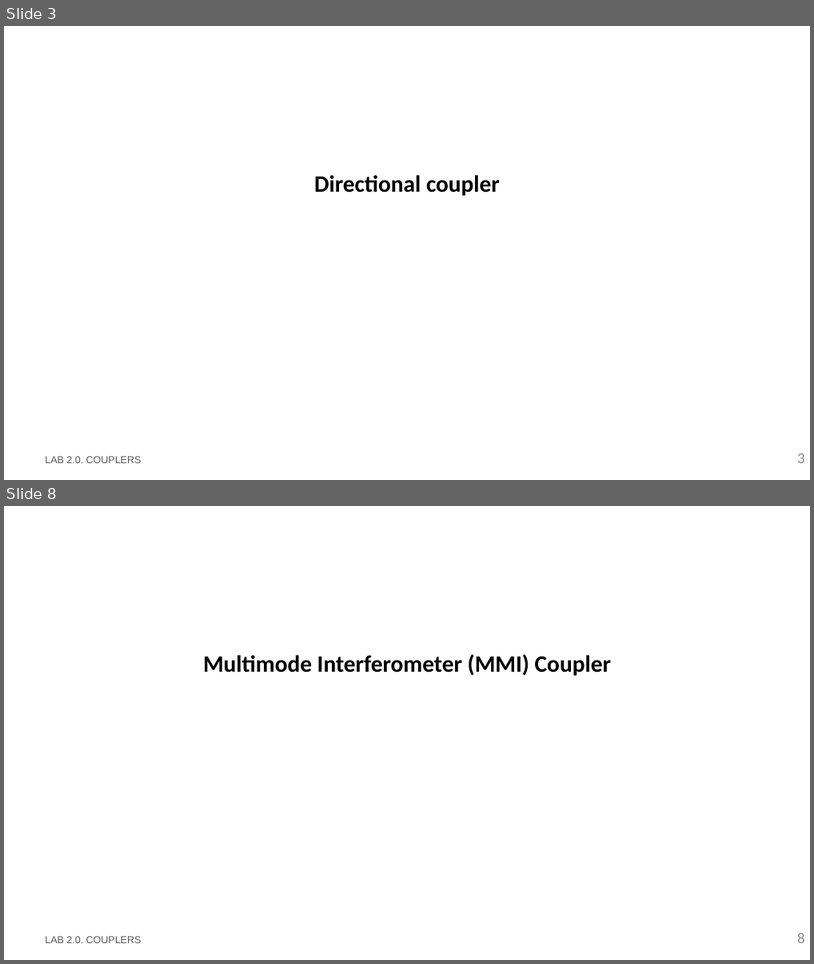
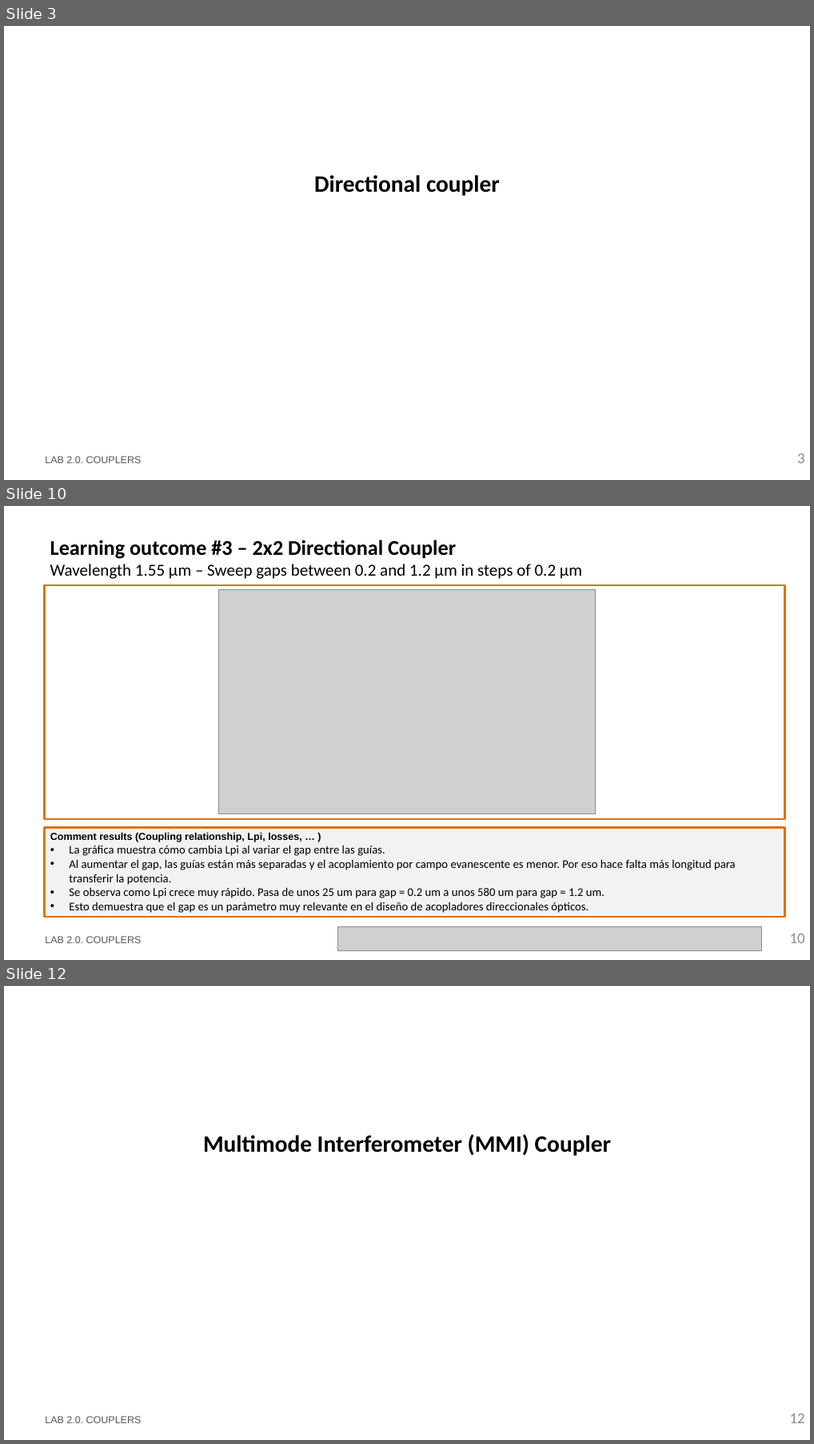
Before and after one commit to Japeacru/cifoin-lab2, a slide deck: LabBook_20.pptx. Shown one above the other, each under a label of ours: slides 3 and 8 before the commit, slides 3, 10 and 12 after it; the slides between them are not shown. The pictures are 814x964 and 814x1444 pixels, drawn with LibreOffice and Linux fonts; fonts in the diff are those of the drawing; grey boxes stand for pictures; background and template pictures are left out. Boxes give left, top, right and bottom in pixels: in the first picture for what was removed or moved away, otherwise in the second. Text is boxed around its words. In the diff, an @@ line names an element or a change of style, - is before the commit and + after.

```diff
--- a/LabBook_20.pptx
+++ b/LabBook_20.pptx
@@ slide 10 added at bbox=[4, 506, 810, 960], background #FFFFFF @@
@@ title added at bbox=[50, 540, 582, 579], 20 pt, text #000000 @@
+Learning outcome #3 – 2x2 Directional Coupler
+Wavelength 1.55 µm – Sweep gaps between 0.2 and 1.2 µm in steps of 0.2 µm
@@ rectangle added at bbox=[45, 585, 786, 820], outline #E0700D 2.25 pt @@
@@ picture added at bbox=[219, 589, 596, 814] @@
@@ rectangle added at bbox=[45, 828, 786, 916], fill #F2F2F2, outline #E0700D 2.25 pt, 14 pt, text #000000 @@
+Comment results (Coupling relationship, Lpi, losses, … )
+• La gráfica muestra cómo cambia Lpi al variar el gap entre las guías.
+• Al aumentar el gap, las guías están más separadas y el acoplamiento por campo evanescente es menor. Por eso hace falta más longitud para transferir la potencia.
+• Se observa como Lpi crece muy rápido. Pasa de unos 25 um para gap = 0.2 um a unos 580 um para gap = 1.2 um.
+• Esto demuestra que el gap es un parámetro muy relevante en el diseño de acopladores direccionales ópticos.
@@ text added at bbox=[45, 936, 142, 943], 12 pt, text #585858 @@
+LAB 2.0. COUPLERS
@@ picture added at bbox=[338, 927, 762, 951] @@
@@ page number added at bbox=[790, 933, 806, 943], 18 pt, text #8C8C8C @@
+10
@@ what was slide 8 is now slide 12 @@
@@ page number at bbox=[790, 1413, 806, 1423]: text changed @@
-8
+12
```
Also in this commit, not shown: 6 slides changed, 6 other slides added, 1 slide removed, 1 other file.
